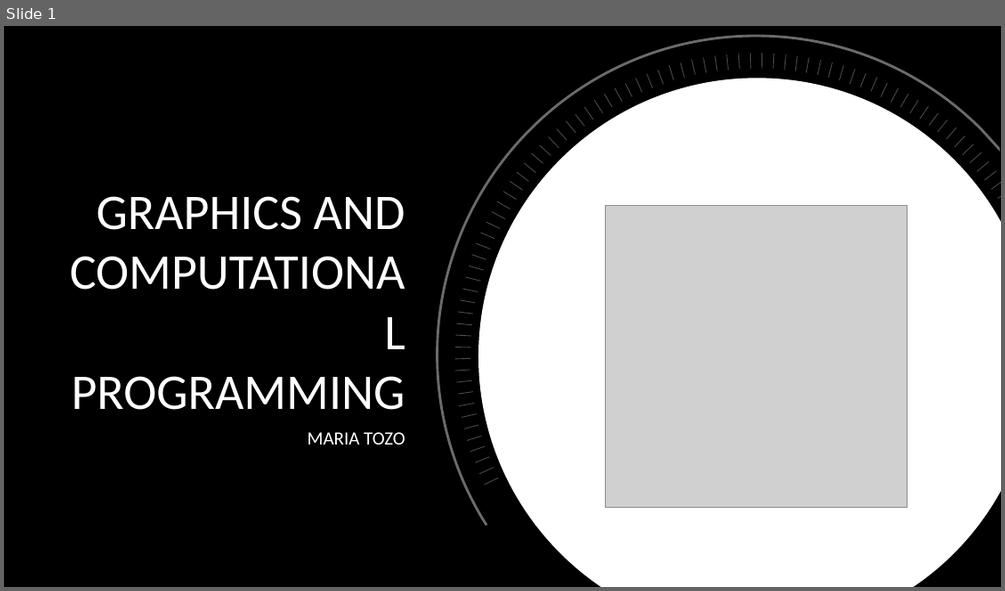
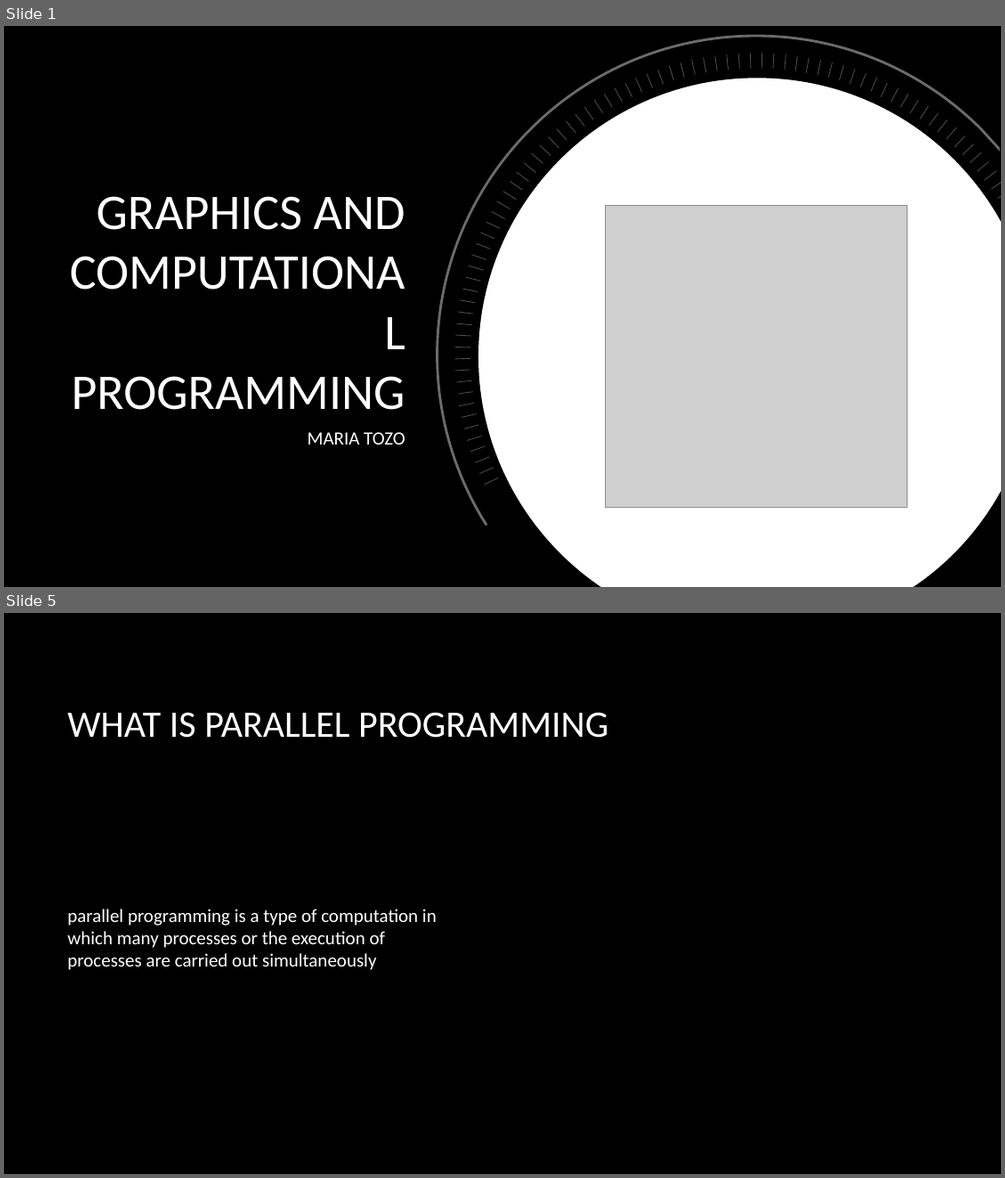
Before and after one commit to MariaPrograms/RayCasting, a slide deck: Graphics and Computational Programming.pptx. Shown one above the other, each under a label of ours: slide 1 before the commit, slides 1 and 5 after it; the slides between them are not shown. The pictures are 1005x591 and 1005x1178 pixels, drawn with LibreOffice and Linux fonts; fonts in the diff are those of the drawing; grey boxes stand for pictures; background and template pictures are left out. Boxes give left, top, right and bottom in pixels: in the first picture for what was removed or moved away, otherwise in the second. Text is boxed around its words. In the diff, an @@ line names an element or a change of style, - is before the commit and + after.

```diff
--- a/Graphics and Computational Programming.pptx
+++ b/Graphics and Computational Programming.pptx
@@ slide 5 added at [4, 613, 1001, 1174], background picture (left out) @@
@@ title added at [67, 712, 608, 738], 36 pt, text #FFFFFF @@
+WHAT IS PARALLEL PROGRAMMING
@@ text added at [67, 908, 437, 970], 18 pt, text #FFFFFF @@
+parallel programming is a type of computation in which many processes or the execution of processes are carried out simultaneously
```
Also in this commit, not shown: 4 slides changed, 3 other slides added.
